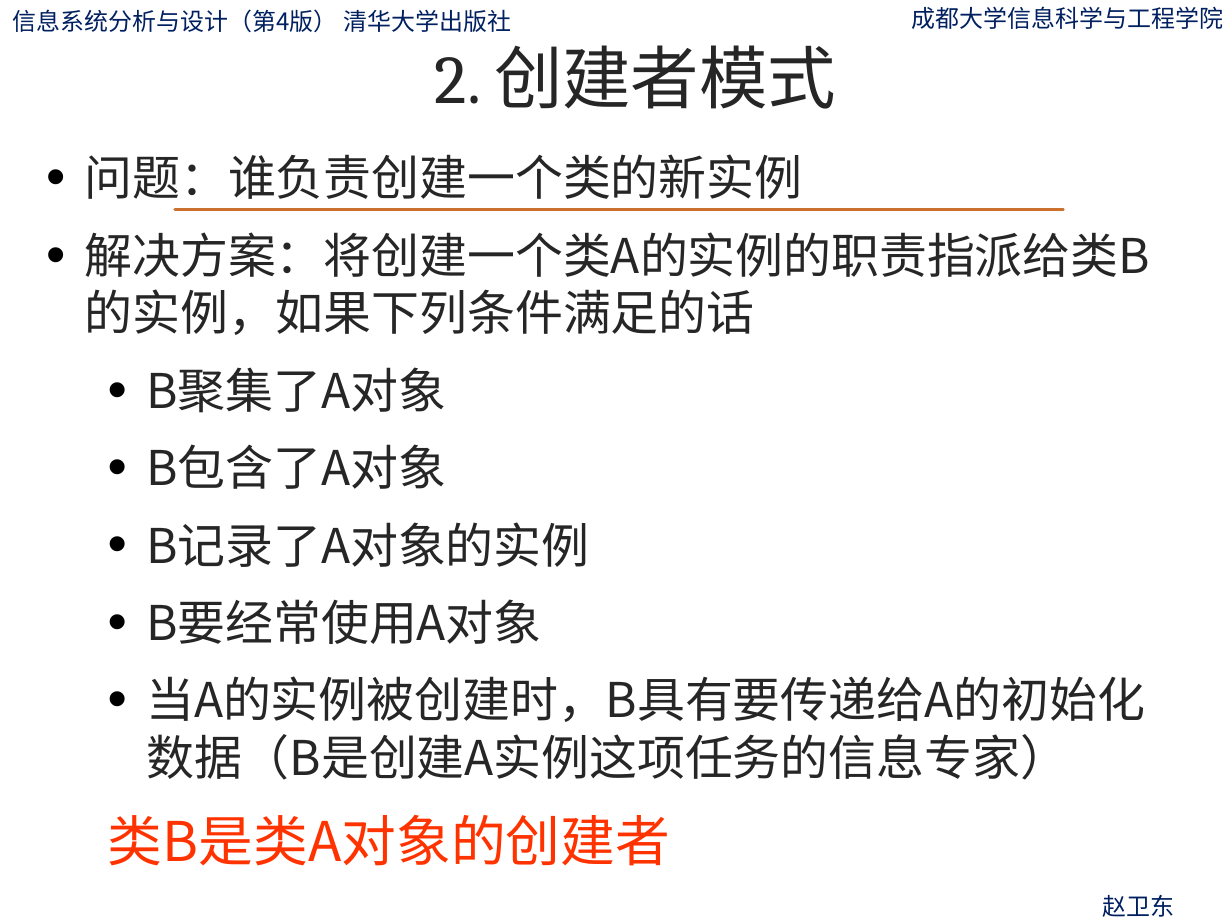
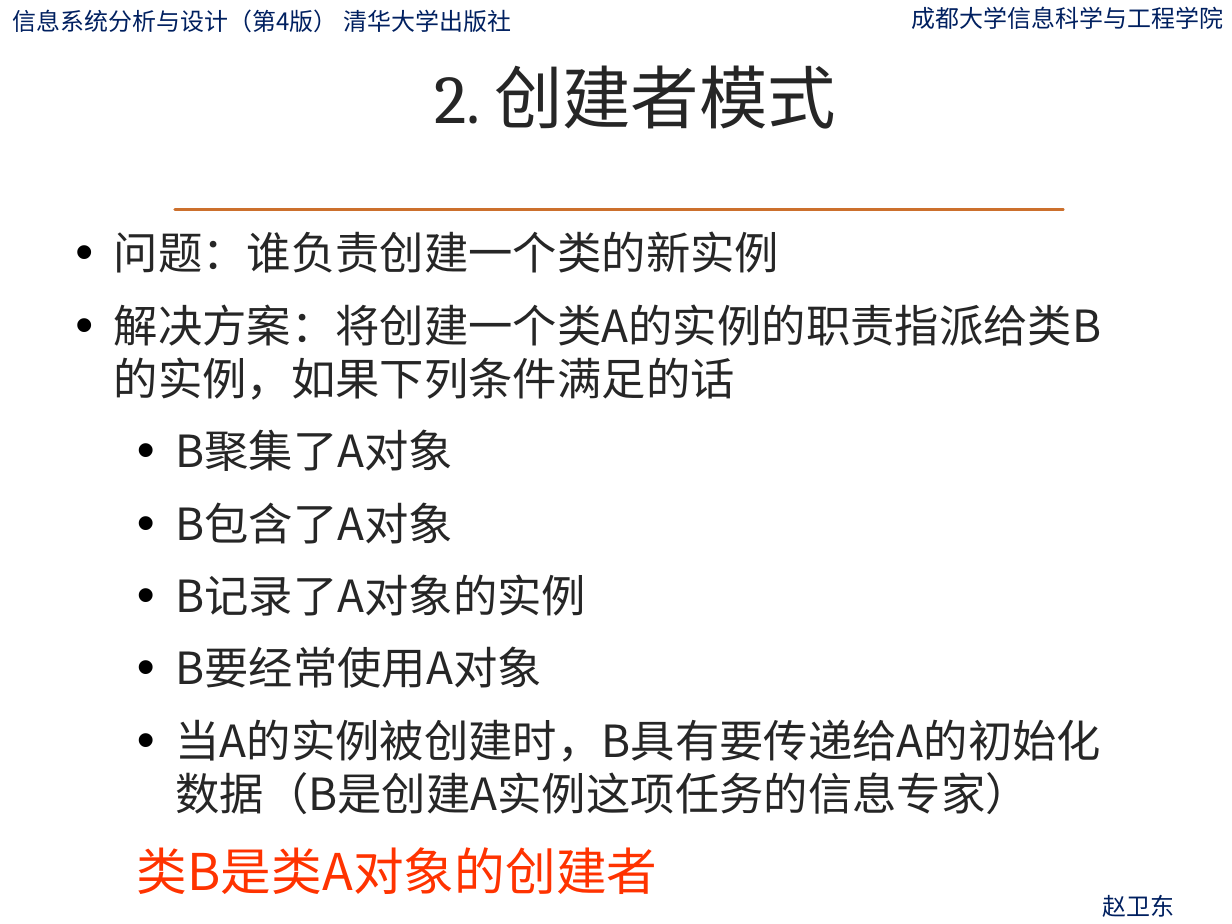
Before and after one commit to ylfagh/is_analysis-1, a slide deck: slide 191 of ppt/第10章-系统总体设计.pptx. Drawn at 1232x924 pixels with LibreOffice and Linux fonts; fonts in the diff are those of the drawing; background and template pictures are left out. Boxes give left, top, right and bottom in pixels: in the first picture for what was removed or moved away, otherwise in the second. Text is boxed around its words. In the diff, an @@ line names an element or a change of style, - is before the commit and + after.

```diff
--- a/ppt/第10章-系统总体设计.pptx
+++ b/ppt/第10章-系统总体设计.pptx
@@ title "2. 创建者模式": place and size @@
-title "2. 创建者模式" at (435,45,836,109)
+title "2. 创建者模式" at (435,65,836,129)
@@ text "问题：谁负责创建一个类的新实例": place and size @@
-text "问题：谁负责创建一个类的新实例" at (85,154,1150,866)
+text "问题：谁负责创建一个类的新实例" at (114,231,1101,894)
@@ text "问题：谁负责创建一个类的新实例" at (114,231,1101,894): size 28 to 25.9 pt; size 32 to 29.6 pt in "类B是类A对象的创建者" @@
```
Also in this commit, not shown: 188 other slides changed, 1 slide added.
